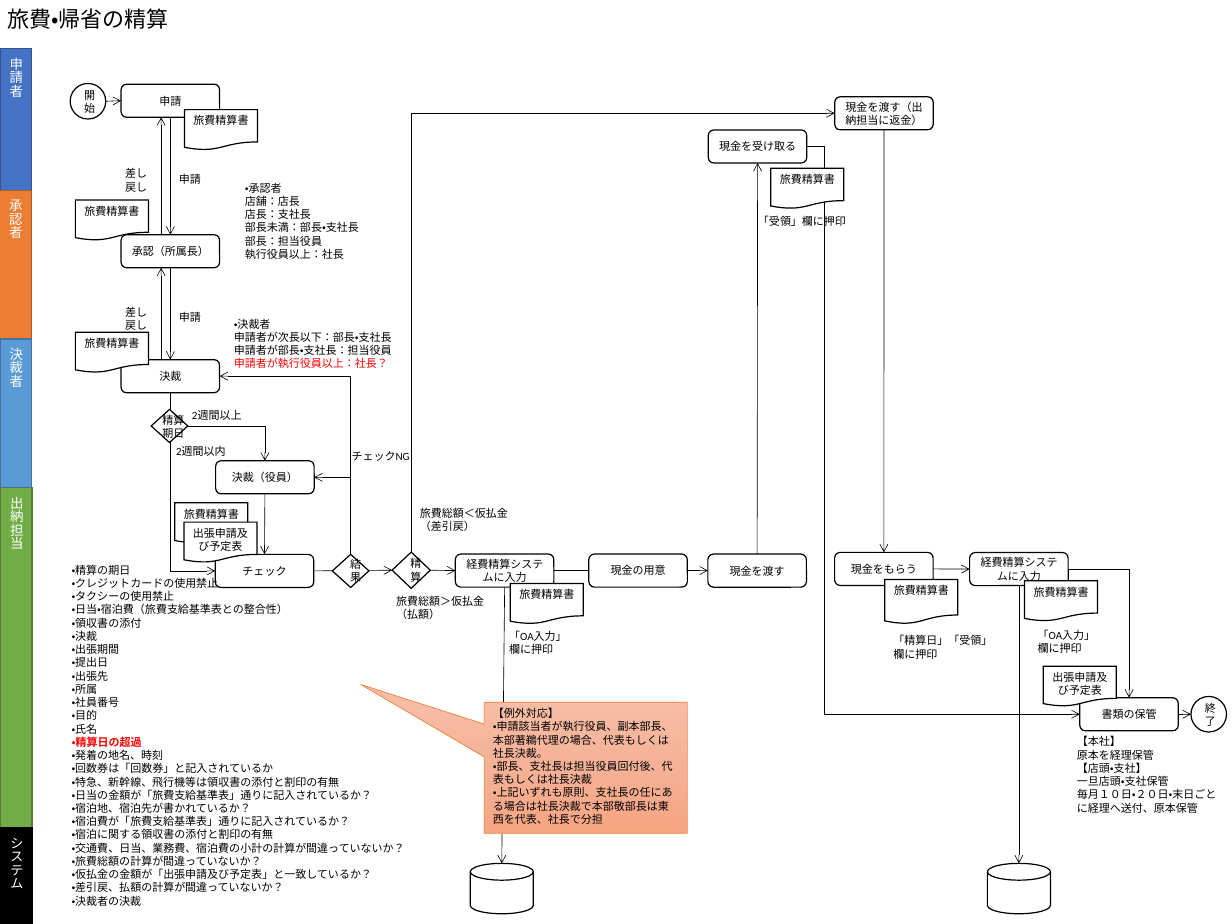
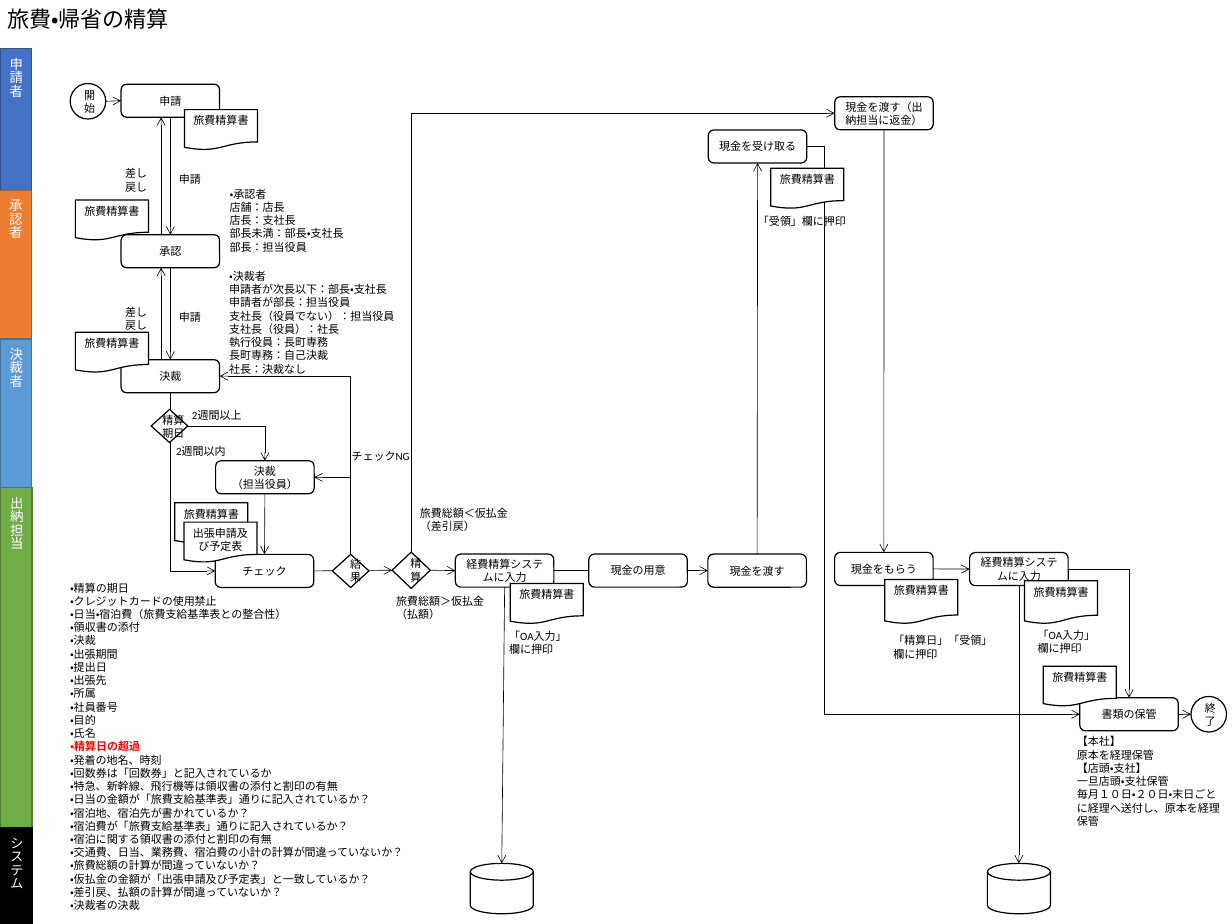
Before and after one commit to hide775533/vba_addin, a slide deck: slide 6 of xxx.pptx. Drawn at 1232x924 pixels with LibreOffice and Linux fonts; fonts in the diff are those of the drawing. Boxes give left, top, right and bottom in pixels: in the first picture for what was removed or moved away, otherwise in the second. Text is boxed around its words. In the diff, an @@ line names an element or a change of style, - is before the commit and + after.

```diff
--- a/xxx.pptx
+++ b/xxx.pptx
@@ text "・承認者": place and size @@
-text "・承認者" at <box>245,182,359,259</box>
+text "・承認者" at <box>230,189,344,252</box>
@@ text in rounded rectangle at <box>159,246,181,256</box>: text changed @@
-承認（所属長）
+承認
@@ text "・決裁者": place and size @@
-text "・決裁者" at <box>234,318,392,368</box>
+text "・決裁者" at <box>229,270,394,374</box>
@@ text at <box>245,248,344,259</box>: paragraph removed @@
-執行役員以上：社長
@@ text at <box>229,296,394,374</box>: text changed @@
-申請者が部長・支社長：担当役員
-申請者が執行役員以上：社長？
+申請者が部長：担当役員
+支社長（役員でない）：担当役員
+支社長（役員）：社長
+執行役員：長町専務
+長町専務：自己決裁
+社長：決裁なし
@@ text in rounded rectangle at <box>232,466,298,489</box>: text changed @@
-決裁（役員）
+決裁
+（担当役員）
@@ text "・精算の期日": place and size @@
-text "・精算の期日" at <box>72,564,405,906</box>
+text "・精算の期日" at <box>70,582,403,910</box>
@@ text at <box>72,591,175,604</box>: paragraph removed @@
-・タクシーの使用禁止
@@ text in flow chart document at <box>1052,672,1107,682</box>: text changed @@
-出張申請及び予定表
+旅費精算書
@@ speech box removed at <box>484,702,687,833</box> @@
-【例外対応】
-・申請該当者が執行役員、副本部長、本部著鵜代理の場合、代表もしくは社長決裁。
-・部長、支社長は担当役員回付後、代表もしくは社長決裁
-・上記いずれも原則、支社長の任にある場合は社長決裁で本部敬部長は東西を代表、社長で分担
@@ text at <box>1077,788,1220,826</box>: text changed @@
-毎月１０日・２０日・末日ごとに経理へ送付、原本保管
+毎月１０日・２０日・末日ごとに経理へ送付し、原本を経理保管
```
Also in this commit, not shown: 7 other slides changed, 2 slides added.
